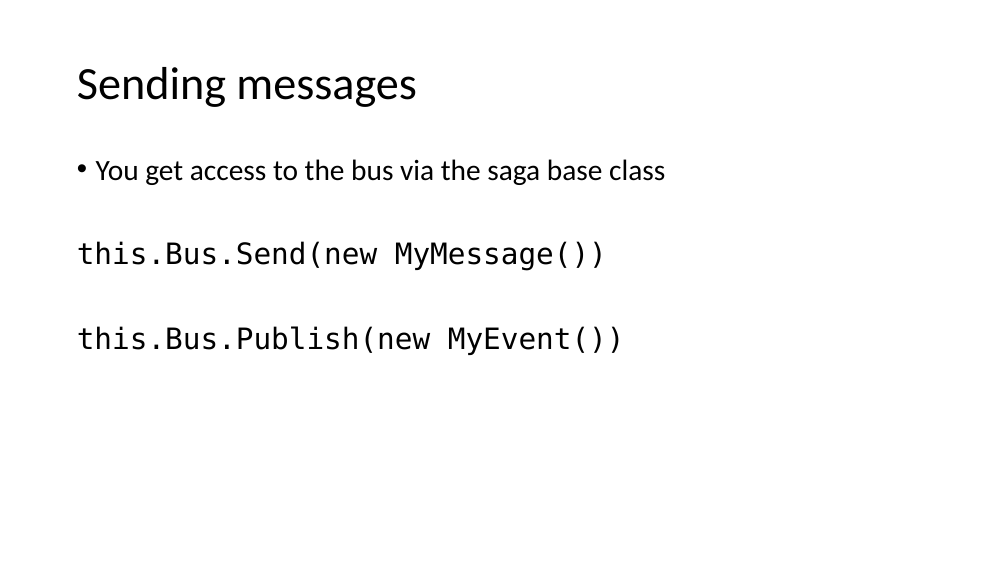
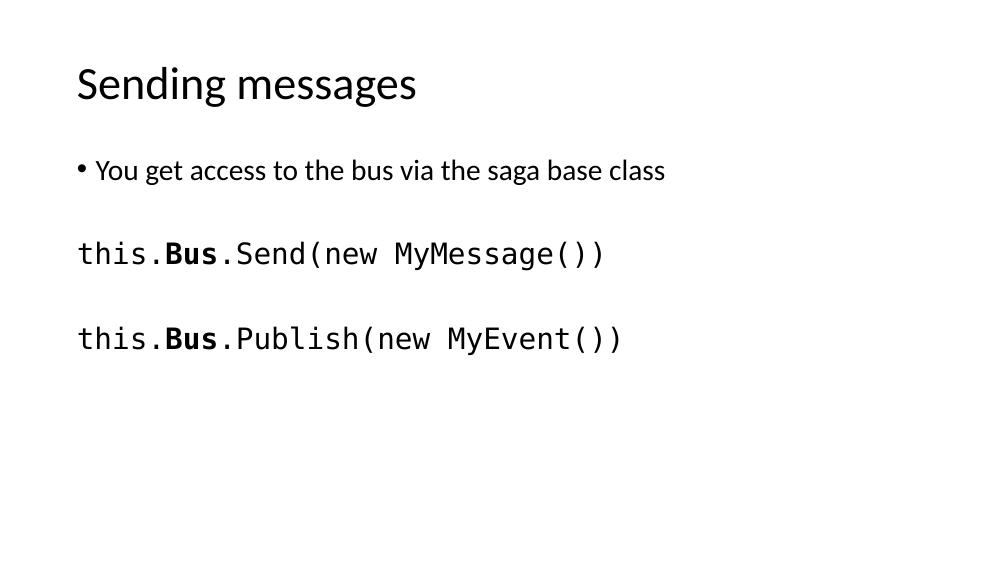
Before and after one commit to Particular/SagaMasterClass, a slide deck: slide 9 of SagaMasterClass.pptx. Drawn at 1008x567 pixels with LibreOffice and Linux fonts; fonts in the diff are those of the drawing. Boxes give left, top, right and bottom in pixels: in the first picture for what was removed or moved away, otherwise in the second. Text is boxed around its words. In the diff, an @@ line names an element or a change of style, - is before the commit and + after.

```diff
--- a/SagaMasterClass.pptx
+++ b/SagaMasterClass.pptx
@@ text at <box>77,241,625,355</box>: bold on in "this.Bus.Send(new", "this.Bus.Publish(new" @@
```
Also in this commit, not shown: 12 other slides changed, 1 slide removed.
